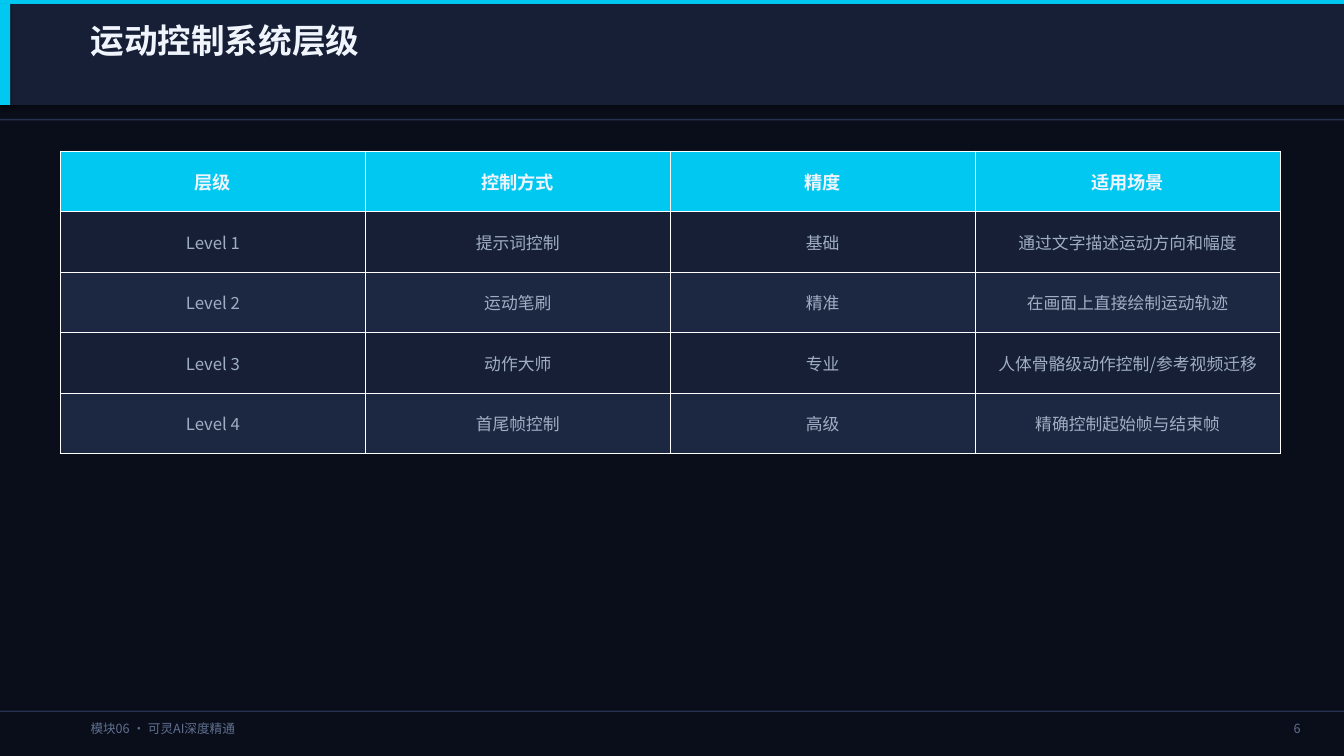
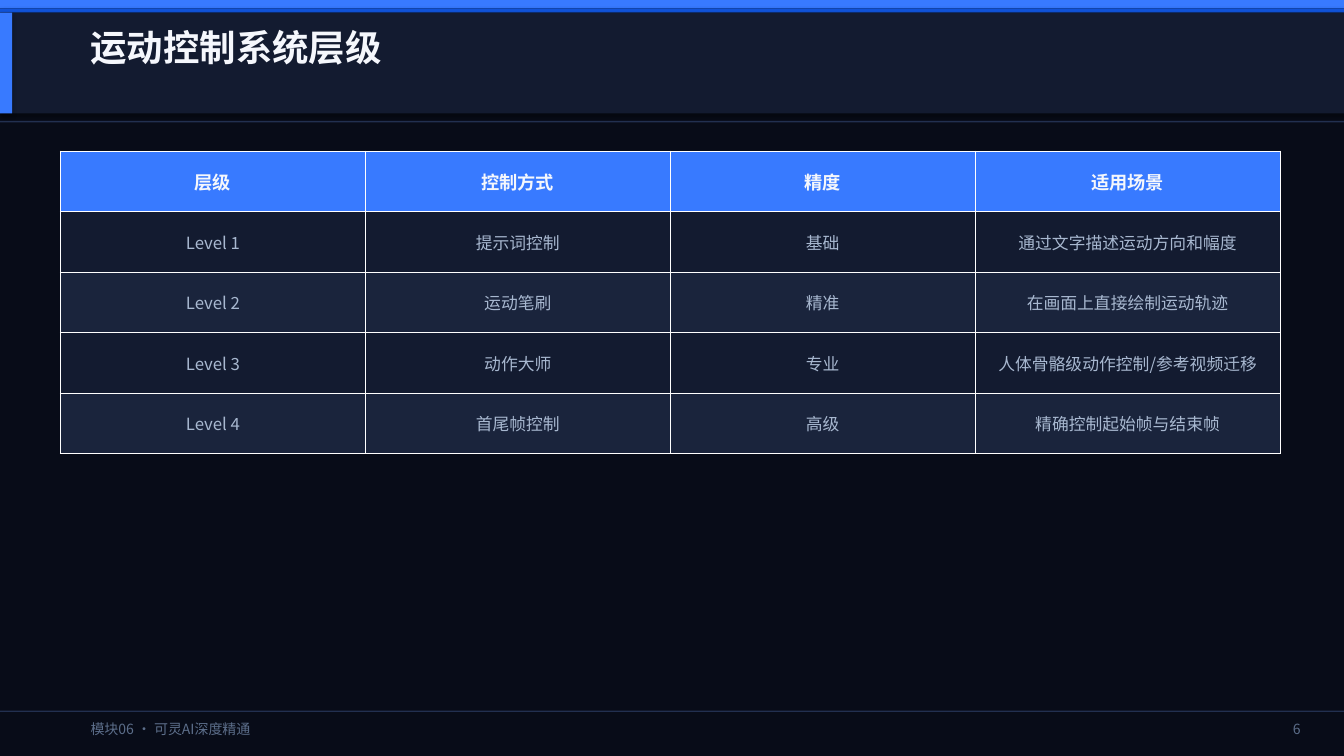
Before and after one commit to lichangjiang932-ship-it/ai-video-class, a slide deck: slide 7 of AI漫剧制作课程/PPT课件/模块06-可灵AI深度精通.pptx. Drawn at 1344x756 pixels with LibreOffice and Linux fonts; fonts in the diff are those of the drawing. Boxes give left, top, right and bottom in pixels: in the first picture for what was removed or moved away, otherwise in the second. Text is boxed around its words. In the diff, an @@ line names an element or a change of style, - is before the commit and + after.

```diff
--- a/AI漫剧制作课程/PPT课件/模块06-可灵AI深度精通.pptx
+++ b/AI漫剧制作课程/PPT课件/模块06-可灵AI深度精通.pptx
@@ background #0A0E1A to #080C18 @@
@@ rectangle resized from (x1=0, y1=0, x2=1344, y2=4) to (x1=0, y1=0, x2=1344, y2=8) @@
@@ rectangle at (x1=0, y1=0, x2=1344, y2=8): fill #00C8F0 to #387AFF @@
@@ rectangle at (x1=0, y1=12, x2=12, y2=113): fill #00C8F0 to #387AFF @@
@@ rectangle resized from (x1=0, y1=4, x2=1344, y2=105) to (x1=0, y1=8, x2=1344, y2=12) @@
@@ rectangle at (x1=0, y1=8, x2=1344, y2=12): fill #161F35 to #1052D7 @@
@@ rectangle moved from (x1=0, y1=4, x2=10, y2=105) to (x1=0, y1=12, x2=12, y2=113) @@
@@ rectangle added at (x1=0, y1=12, x2=1344, y2=113), fill #131B30 @@
@@ text "运动控制系统层级" at (x1=91, y1=30, x2=382, y2=65): size 24 to 26 pt, text colour #F0F4FC to #F5F7FC @@
@@ rectangle at (x1=0, y1=121, x2=1344, y2=122): fill #253350 to #223050 @@
@@ table at (x1=60, y1=151, x2=1278, y2=454) @@
@@ fill #00C8F0 to #387AFF in row 1 @@
@@ fill #161F35 to #131B30 in 8 cells @@
@@ fill #1C2842 to #1A243C in 8 cells @@
@@ text colour #F0F4FC to #F5F7FC in "层级", "控制方式", "精度", "适用场景" @@
@@ text colour #A0AEC4 to #A8B8D0 in "Level 1", "提示词控制", "基础", "通过文字描述运动方向和幅度" and 12 more places @@
@@ text "模块06 · 可灵AI深度精通" at (x1=91, y1=722, x2=250, y2=735): size 9 to 10 pt, text colour #607090 to #5C6E8A @@
```
Also in this commit, not shown: 11 other slides changed, 19 other files.
